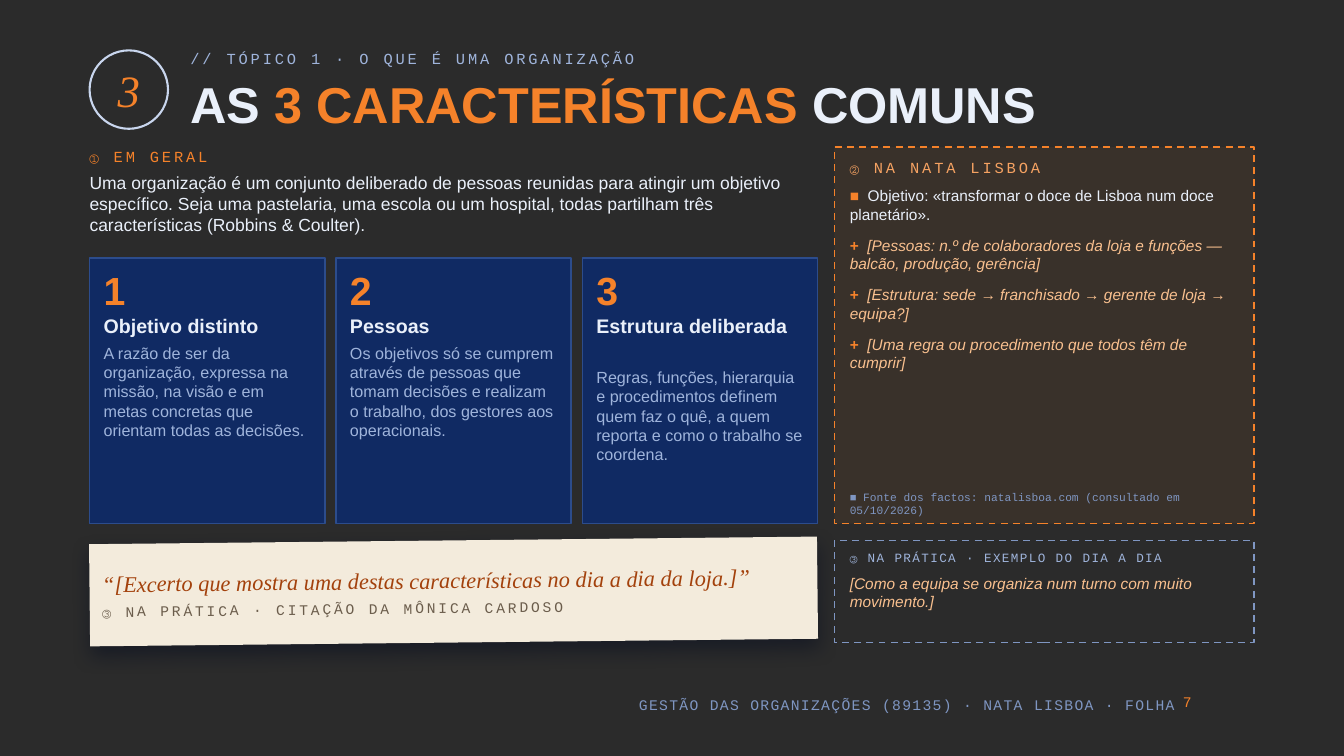
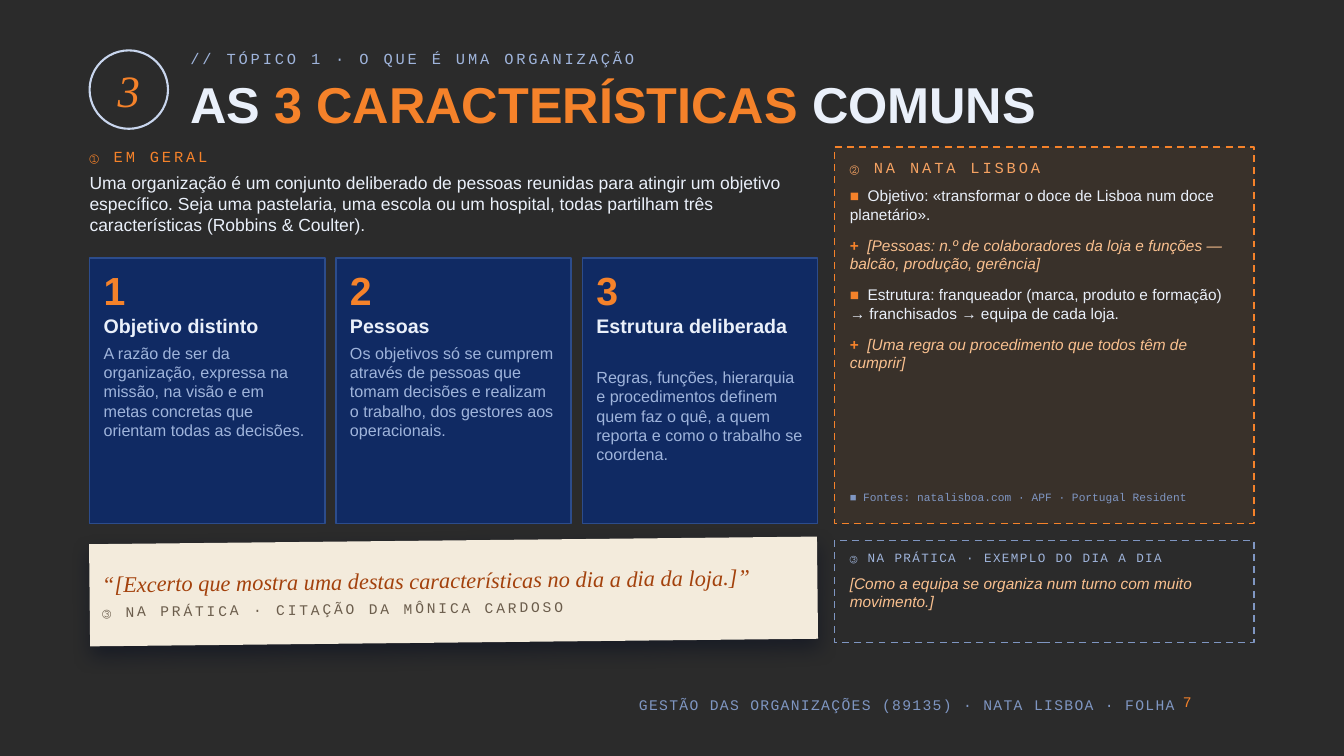
Before and after one commit to kd25gpgdw9-lang/Oceanum, a slide deck: slide 7 of apresentacao-go-89135/Nata_Lisboa_GO_89135.pptx. Drawn at 1344x756 pixels with LibreOffice and Linux fonts; fonts in the diff are those of the drawing; background and template pictures are left out; a plain dark background stands for a picture behind light text. Boxes give left, top, right and bottom in pixels: in the first picture for what was removed or moved away, otherwise in the second. Text is boxed around its words. In the diff, an @@ line names an element or a change of style, - is before the commit and + after.

```diff
--- a/apresentacao-go-89135/Nata_Lisboa_GO_89135.pptx
+++ b/apresentacao-go-89135/Nata_Lisboa_GO_89135.pptx
@@ text at (868, 289, 1221, 322): text changed; text colour #F9C08F to #EAF0FA; italic off @@
-+ [Estrutura: sede → franchisado → gerente de loja → equipa?]
+■ Estrutura: franqueador (marca, produto e formação) → franchisados → equipa de cada loja.
@@ text at (863, 493, 1187, 504): text changed @@
-■ Fonte dos factos: natalisboa.com (consultado em 05/10/2026)
+■ Fontes: natalisboa.com · APF · Portugal Resident
```
Also in this commit, not shown: 9 other slides changed, 5 other files.
